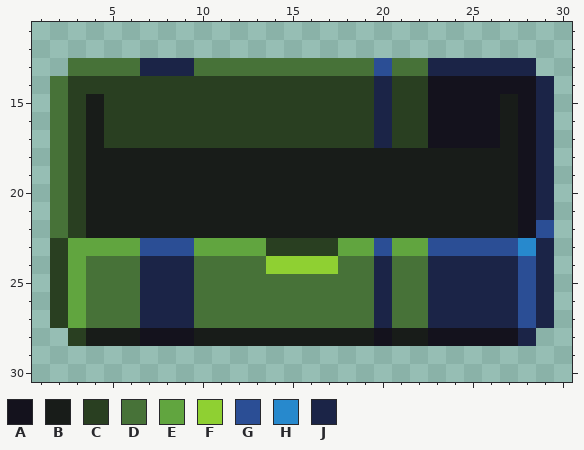
Two states of a pixel-art sprite, Resources/Textures/Structures/Storage/Crates/hydroponics.rsi/base.png. Above is the file before it was changed.
The file is 32x32 pixels. Shown: x 1..30, y 11..30.
Palette (. is transparent): A #14121d  B #181c19  C #293f21  D #477238  E #61a53f  F #8fd032  G #2b4e95  H #2789cd  J #1b2447
Pixels before, first column x 2:
13 .DDDDJJJDDDDDDDDDDGDDJJJJJJ.
14 DCCCCCCCCCCCCCCCCCJCCAAAAAAJ
15 DCBCCCCCCCCCCCCCCCJCCAAAABAJ
16 DCBCCCCCCCCCCCCCCCJCCAAAABAJ
17 DCBCCCCCCCCCCCCCCCJCCAAAABAJ
18 DCBBBBBBBBBBBBBBBBBBBBBBBBAJ
19 DCBBBBBBBBBBBBBBBBBBBBBBBBAJ
20 DCBBBBBBBBBBBBBBBBBBBBBBBBAJ
21 DCBBBBBBBBBBBBBBBBBBBBBBBBAJ
22 DCBBBBBBBBBBBBBBBBBBBBBBBBAG
23 CEEEEGGGEEEECCCCEEGEEGGGGGHJ
24 CEDDDJJJDDDDFFFFDDJDDJJJJJGJ
25 CEDDDJJJDDDDDDDDDDJDDJJJJJGJ
26 CEDDDJJJDDDDDDDDDDJDDJJJJJGJ
27 CEDDDJJJDDDDDDDDDDJDDJJJJJGJ
28 .CBBBAAABBBBBBBBBBABBAAAAAJ.
Now the later version:
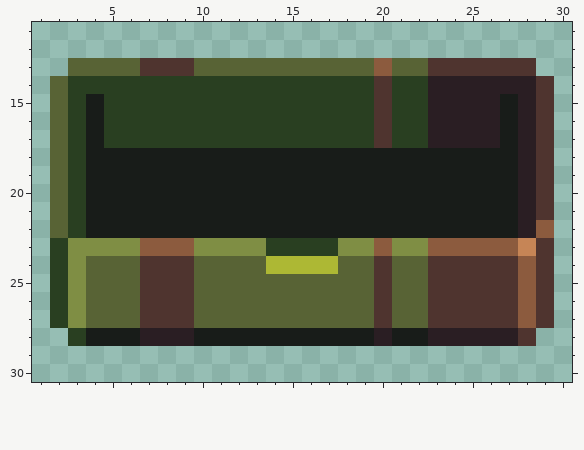
The exact change:
Colour A changes from #14121d to #2a1e23.
Colour D changes from #477238 to #586335.
Colour E changes from #61a53f to #7f8e44.
Colour F changes from #8fd032 to #adb834.
Colour G changes from #2b4e95 to #8c5b3e.
Colour H changes from #2789cd to #c68556.
Colour J changes from #1b2447 to #4f342f.
Boxes around the changes in both pictures, in picture pixels (x1, y1, x2, y2):
changed: (50, 58, 554, 346)
